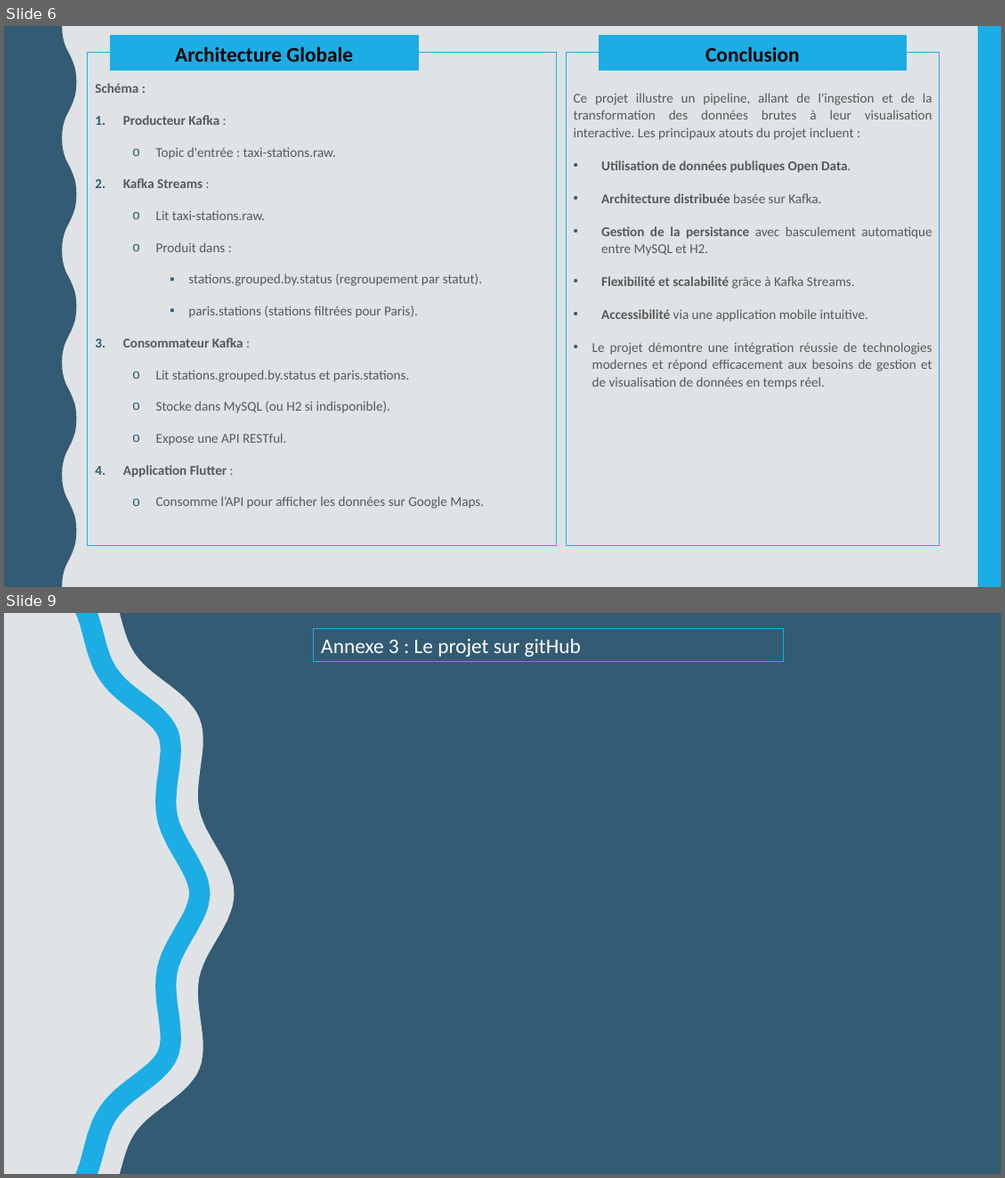
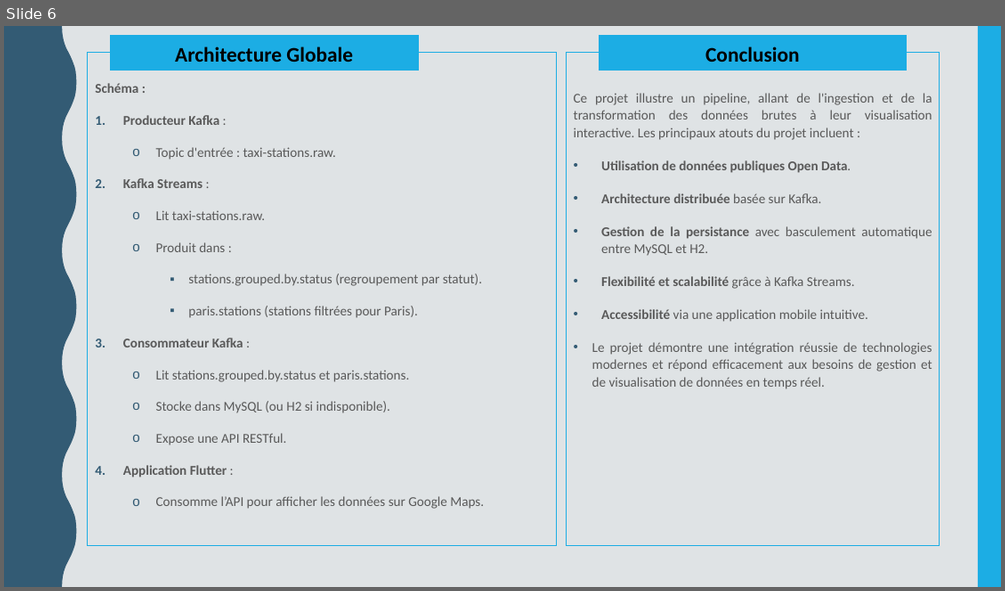
Before and after one commit to g-holali-david/kafka-project, a slide deck: project-files/project-presentation.pptx. Shown one above the other, each under a label of ours: slides 6 and 9 before the commit, slide 6 after it; the slides between them are not shown. The pictures are 1005x1178 and 1005x591 pixels, drawn with LibreOffice and Linux fonts; fonts in the diff are those of the drawing. Boxes give left, top, right and bottom in pixels: in the first picture for what was removed or moved away, otherwise in the second. Text is boxed around its words. In the diff, an @@ line names an element or a change of style, - is before the commit and + after.

```diff
--- a/project-files/project-presentation.pptx
+++ b/project-files/project-presentation.pptx
@@ slide 9 removed at (4, 613, 1001, 1174), background #335B74 @@
@@ freeform shape removed at (4, 613, 235, 1174) @@
@@ freeform shape removed at (76, 613, 210, 1174) @@
@@ rectangle removed at (314, 629, 783, 662) @@
-Annexe 3 : Le projet sur gitHub
```
Also in this commit, not shown: 2 other slides removed, 2 other files.
